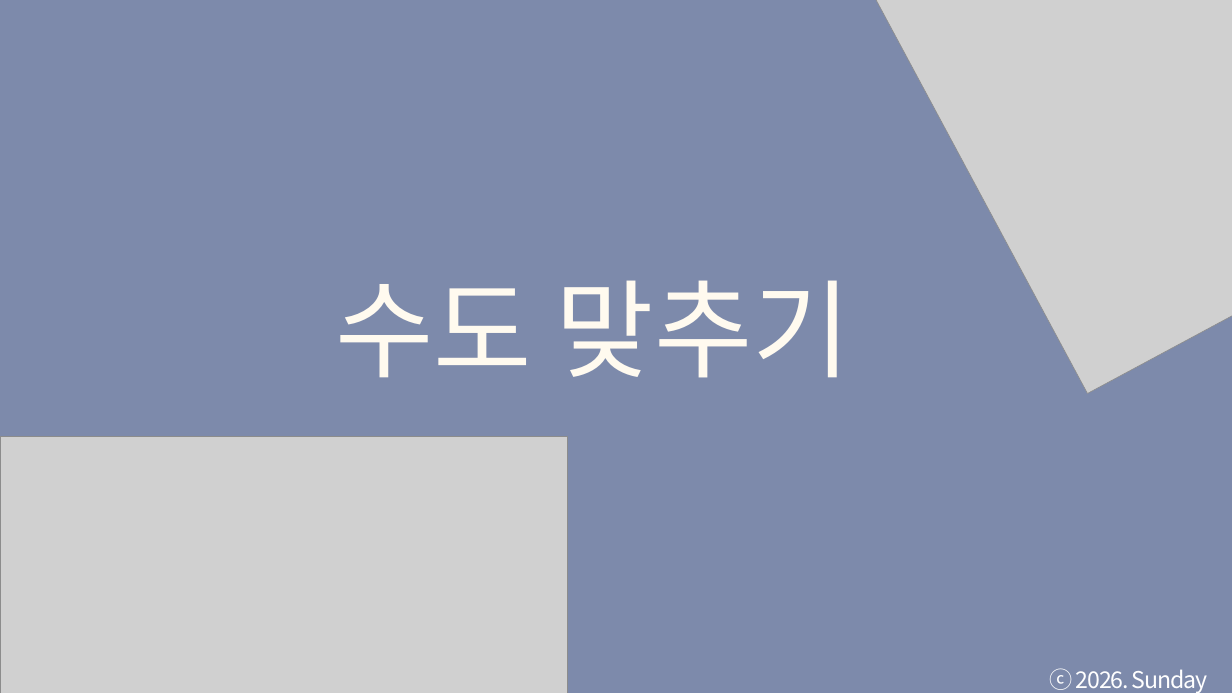
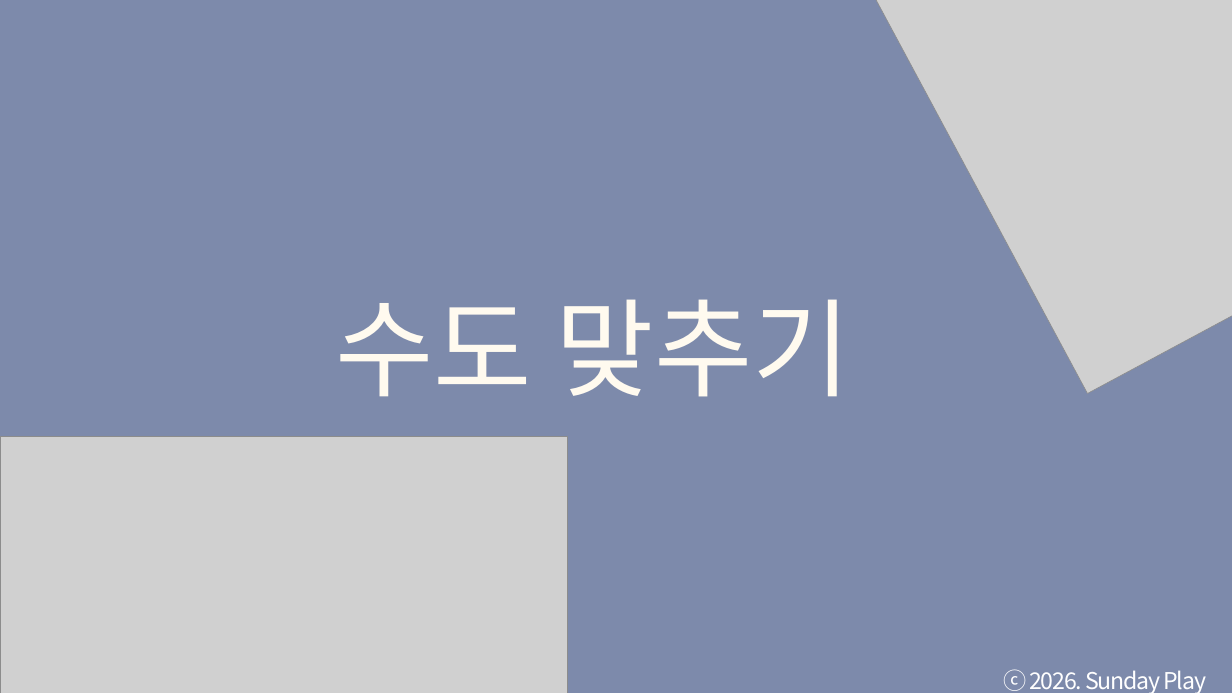
Before and after one commit to tkdgns25300/sunday_play, a slide deck: slide 1 of public/downloads/games/capital-quiz/rules.pptx. Drawn at 1232x693 pixels with LibreOffice and Linux fonts; fonts in the diff are those of the drawing; grey boxes stand for pictures. Boxes give left, top, right and bottom in pixels: in the first picture for what was removed or moved away, otherwise in the second. Text is boxed around its words. In the diff, an @@ line names an element or a change of style, - is before the commit and + after.

```diff
--- a/public/downloads/games/capital-quiz/rules.pptx
+++ b/public/downloads/games/capital-quiz/rules.pptx
@@ text "수도 맞추기": place and size @@
-text "수도 맞추기" at [335,280,851,378]
+text "수도 맞추기" at [335,299,851,397]
@@ text "수도 맞추기" at [335,299,851,397]: font Lato to Noto Sans CJK KR @@
@@ text "ⓒ 2026. Sunday Play" rewrapped from [1050,668,1207,693] to [1003,669,1206,693] @@
```
Also in this commit, not shown: 63 other slides changed, 1 slide added, 3 other files.
